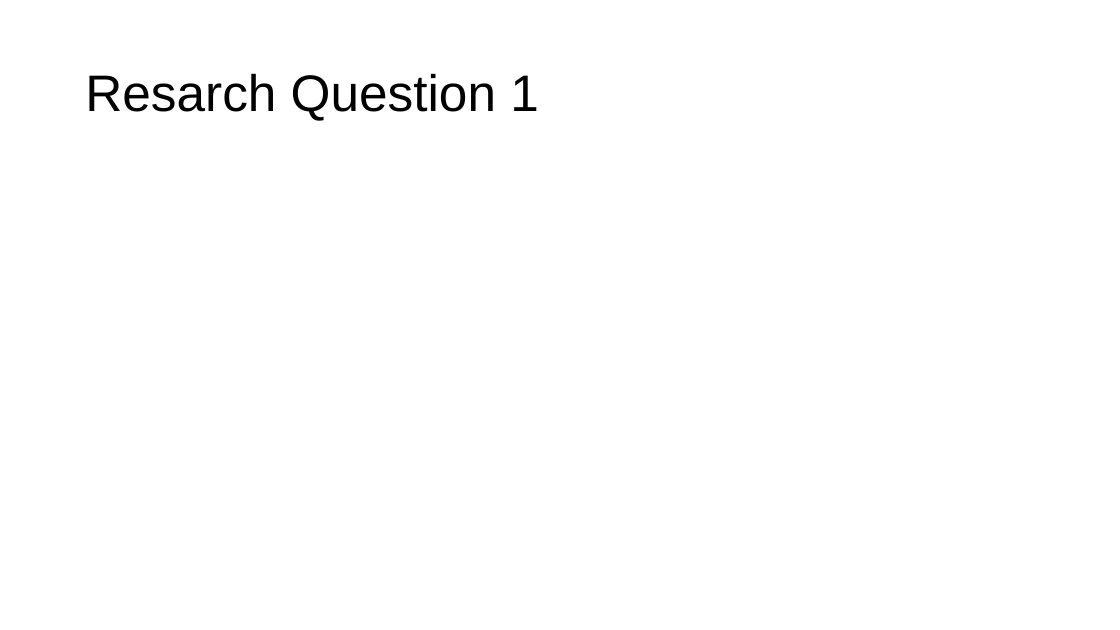
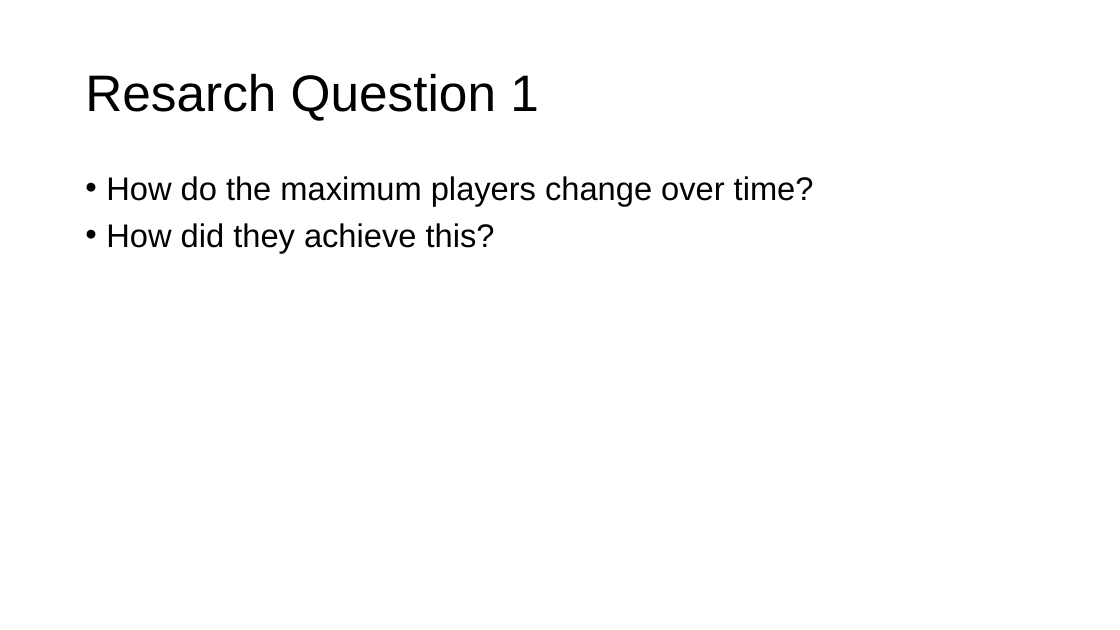
Before and after one commit to ClemensGugerbauer/ki-miniproject-steam, a slide deck: slide 5 of Presentation.pptx. Drawn at 1120x630 pixels with LibreOffice and Linux fonts; fonts in the diff are those of the drawing. Boxes give left, top, right and bottom in pixels: in the first picture for what was removed or moved away, otherwise in the second. Text is boxed around its words. In the diff, an @@ line names an element or a change of style, - is before the commit and + after.

```diff
--- a/Presentation.pptx
+++ b/Presentation.pptx
@@ text added at bbox=[106, 176, 814, 253], 28 pt, text #000000 @@
+• How do the maximum players change over time?
+• How did they achieve this?
```
Also in this commit, not shown: 1 other slide changed, 3 slides added, 3 slides removed, 4 other files.
